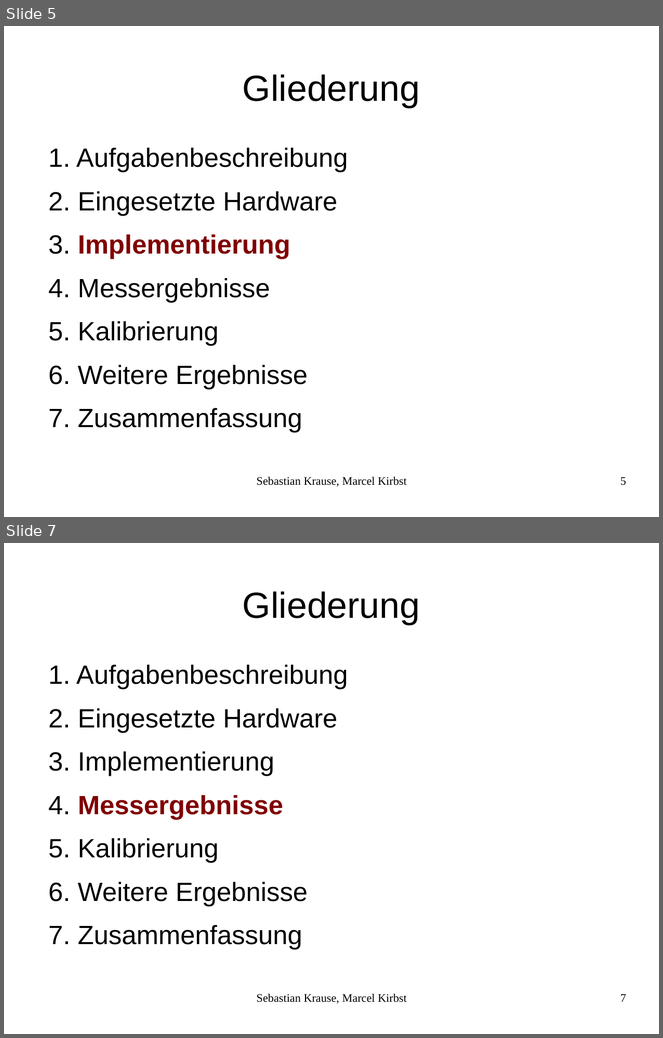
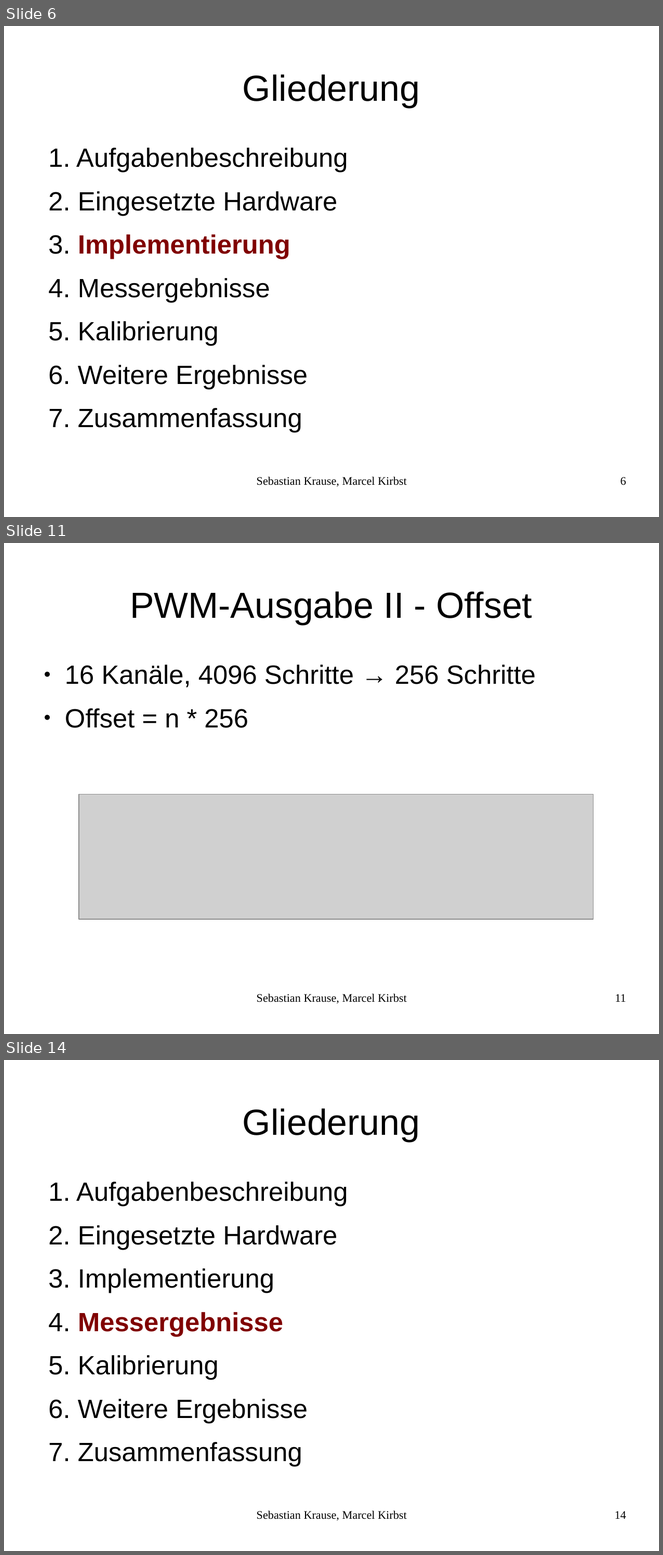
Before and after one commit to mkirbst/mca, a slide deck: praesi/mca.odp. Shown one above the other, each under a label of ours: slides 5 and 7 before the commit, slides 6, 11 and 14 after it; the slides between them are not shown. The pictures are 663x1038 and 663x1555 pixels, drawn with LibreOffice and Linux fonts; fonts in the diff are those of the drawing; grey boxes stand for pictures. Boxes give left, top, right and bottom in pixels: in the first picture for what was removed or moved away, otherwise in the second. Text is boxed around its words. In the diff, an @@ line names an element or a change of style, - is before the commit and + after.

```diff
--- a/praesi/mca.odp
+++ b/praesi/mca.odp
@@ slide 11 added at <box>4,543,659,1034</box>, background #FFFFFF @@
@@ title added at <box>130,591,532,625</box>, 44 pt, text #000000 @@
+PWM-Ausgabe II - Offset
@@ text added at <box>65,665,536,728</box>, 32 pt, text #000000 @@
+● 16 Kanäle, 4096 Schritte → 256 Schritte
+● Offset = n * 256
@@ picture added at <box>79,795,594,920</box> @@
@@ text added at <box>257,994,407,1004</box>, 14 pt, text #000000 @@
+Sebastian Krause, Marcel Kirbst
@@ page number added at <box>615,994,626,1002</box>, 14 pt, text #000000 @@
+11
@@ what was slide 5 is now slide 6 @@
@@ page number at <box>621,477,626,486</box>: text changed @@
-5
+6
@@ what was slide 7 is now slide 14 @@
@@ page number at <box>615,1511,626,1519</box>: text changed @@
-7
+14
```
Also in this commit, not shown: 4 slides changed, 7 other slides added, 1 slide removed, 1 other file.
